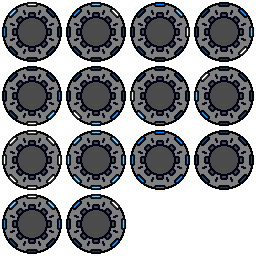
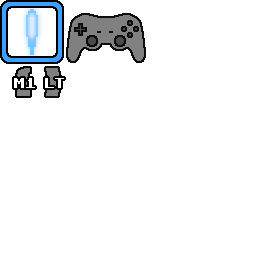
The second 256x256 image is a revision of the first. Changes to its layers:
hid "idle_glow" over [3, 1, 254, 126]
hid "idle" over [2, 2, 254, 126]
hid "move_glow" over [3, 194, 127, 247]
added layer "frame #1" above "Pasted Layer #3" over [12, 76, 66, 90]
added layer "Pasted Layer #3" above "Pasted Layer #2" over [15, 66, 62, 98]
added layer "controls_joypad_default.png" above "frame" over [66, 13, 146, 63]
added layer "frame" above "Pasted Layer" over [0, 0, 64, 64]
added layer "blaster_bolt.png" above "move" over [22, 5, 42, 57]
hid "move" over [2, 194, 126, 254]
hid "fire_glow" over [2, 130, 189, 191]
hid "fire" over [2, 130, 254, 190]
